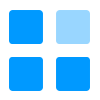
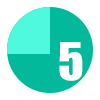
Layer changes from the first (100, 100) image to the second:
renamed "3" to "2", showed the group it (4 layers) over [7, 7, 93, 93]
showed "图层 2 拷贝" over [7, 7, 50, 54]
showed "图层 2" over [7, 7, 93, 93]
renamed "2" to "3", hid the group it (4 layers) over [9, 10, 90, 91]
hid "背景" over [7, 7, 93, 93]
